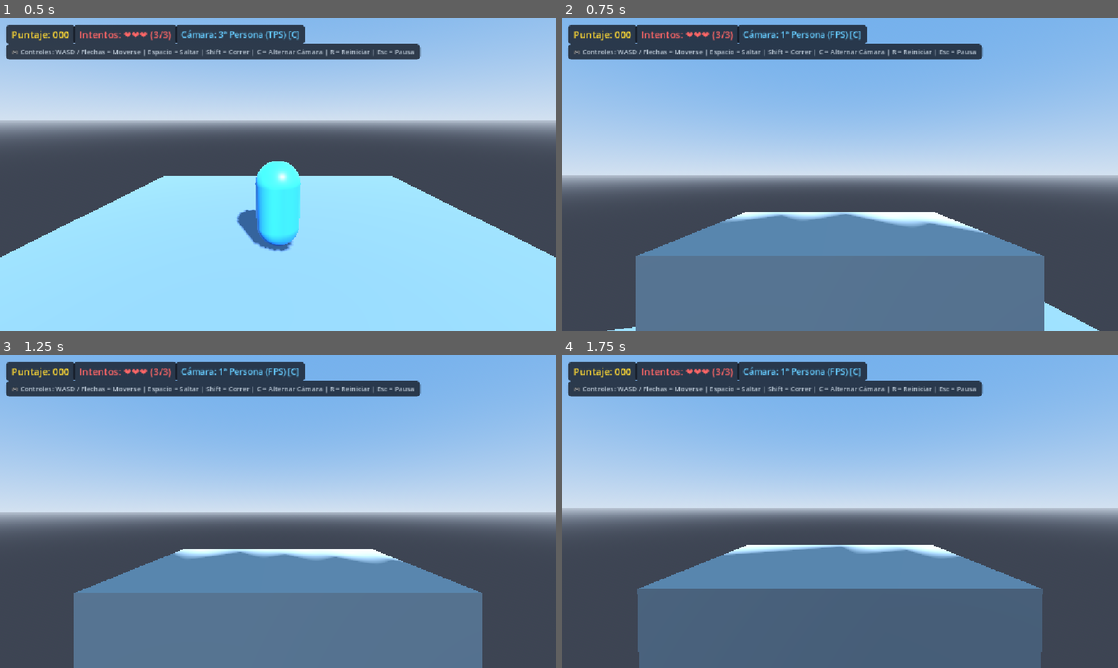
Above: before the commit, frames 1-4 (two rows, left to right).
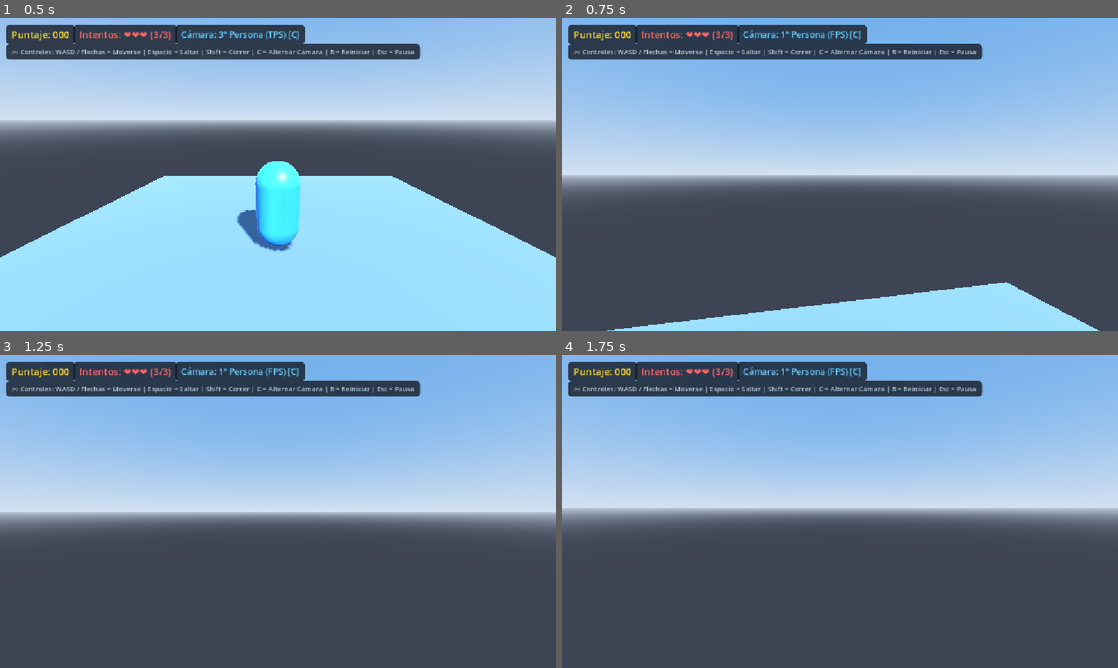
Above: after the commit, the same moments.

Repository: KarlaRL666/Proyecto-GODOT-POO
Game: Godot game, scene res://scenes/nivel.tscn
The game is run twice, just before and just after one commit, with the same random seed, the same clock (stepped at 60 frames per second) and the same inputs.
Inputs (mouse positions are in pixels of both pictures, inside the frame that each line leads up to):
- Up to frame 1 (0.5 s): no input
- Up to frame 2 (0.75 s): tap Enter (ui_accept) at 0.5 s; move the mouse to (867, 174) at 0.52 s; hold Up (ui_up) from 0.53 s (still down); hold C (cambiar_camara) from 0.53 s (still down)
- Up to frame 3 (1.25 s): keep holding Up (ui_up); keep holding C (cambiar_camara); tap Space (saltar) at 0.77 s
- Up to frame 4 (1.75 s): keep holding Up (ui_up); move the mouse to (812, 511) at 1.27 s; release C (cambiar_camara) at 1.28 s; tap Shift (correr) at 1.35 s; tap Space (saltar) at 1.52 s

Frame 1 is identical in both runs. In frame 2, 25% of the frame differs, in the area x 13-87%, y 62-100%; in frame 3, 25%; in frame 4, 26%, in the area x 13-87%, y 60-100%.

Commit message:
fix: resolver recoleccion de monedas ajustando collision_layer/mask y ocultar malla en primera persona

Diff:
--- a/scenes/checkpoint.tscn
+++ b/scenes/checkpoint.tscn
@@ -34,7 +34,8 @@
 
 [node name="Checkpoint" type="Area3D"]
 collision_layer = 4
-collision_mask = 2
+collision_mask = 3
+monitoring = true
 script = ExtResource("1_cp")
 
 [node name="CollisionShape3D" type="CollisionShape3D" parent="."]
--- a/scenes/coleccionable.tscn
+++ b/scenes/coleccionable.tscn
@@ -3,7 +3,7 @@
 [ext_resource type="Script" path="res://scripts/coleccionable.gd" id="1_item"]
 
 [sub_resource type="SphereShape3D" id="SphereShape3D_col"]
-radius = 0.6
+radius = 1.0
 
 [sub_resource type="StandardMaterial3D" id="StandardMaterial3D_dorado"]
 albedo_color = Color(1, 0.85, 0.1, 1)
@@ -15,13 +15,14 @@
 
 [sub_resource type="CylinderMesh" id="CylinderMesh_moneda"]
 material = SubResource("StandardMaterial3D_dorado")
-top_radius = 0.4
-bottom_radius = 0.4
+top_radius = 0.45
+bottom_radius = 0.45
 height = 0.15
 
 [node name="Coleccionable" type="Area3D"]
 collision_layer = 4
-collision_mask = 2
+collision_mask = 3
+monitoring = true
 script = ExtResource("1_item")
 
 [node name="CollisionShape3D" type="CollisionShape3D" parent="."]
--- a/scenes/jugador.tscn
+++ b/scenes/jugador.tscn
@@ -16,10 +16,17 @@
 radius = 0.5
 height = 2.0
 
+[sub_resource type="StandardMaterial3D" id="StandardMaterial3D_visor"]
+albedo_color = Color(0.08, 0.12, 0.2, 1)
+metallic = 0.8
+roughness = 0.2
+
 [sub_resource type="BoxMesh" id="BoxMesh_visor"]
-size = Vector3(0.5, 0.2, 0.3)
+material = SubResource("StandardMaterial3D_visor")
+size = Vector3(0.5, 0.2, 0.25)
 
 [node name="Jugador" type="CharacterBody3D" groups=["jugador"]]
+collision_layer = 3
 collision_mask = 7
 script = ExtResource("1_jugador")
 
@@ -32,13 +39,14 @@
 mesh = SubResource("CapsuleMesh_jugador")
 
 [node name="Visor" type="MeshInstance3D" parent="MeshInstance3D"]
-transform = Transform3D(1, 0, 0, 0, 1, 0, 0, 0, 1, 0, 0.4, -0.4)
+transform = Transform3D(1, 0, 0, 0, 1, 0, 0, 0, 1, 0, 0.4, -0.42)
 mesh = SubResource("BoxMesh_visor")
 
 [node name="Head" type="Node3D" parent="."]
 transform = Transform3D(1, 0, 0, 0, 1, 0, 0, 0, 1, 0, 1.6, 0)
 
 [node name="Camera3D" type="Camera3D" parent="Head"]
+near = 0.05
 
 [node name="SpringArm3D" type="SpringArm3D" parent="."]
 transform = Transform3D(1, 0, 0, 0, 0.965926, 0.258819, 0, -0.258819, 0.965926, 0, 1.7, 0)
--- a/scenes/meta.tscn
+++ b/scenes/meta.tscn
@@ -33,7 +33,8 @@
 
 [node name="Meta" type="Area3D"]
 collision_layer = 4
-collision_mask = 2
+collision_mask = 3
+monitoring = true
 script = ExtResource("1_meta")
 
 [node name="CollisionShape3D" type="CollisionShape3D" parent="."]
--- a/scenes/obstaculo.tscn
+++ b/scenes/obstaculo.tscn
@@ -18,7 +18,8 @@
 
 [node name="Obstaculo" type="Area3D"]
 collision_layer = 4
-collision_mask = 2
+collision_mask = 3
+monitoring = true
 script = ExtResource("1_obs")
 
 [node name="CollisionShape3D" type="CollisionShape3D" parent="."]
--- a/scenes/zona_caida.tscn
+++ b/scenes/zona_caida.tscn
@@ -7,7 +7,8 @@
 
 [node name="ZonaCaida" type="Area3D"]
 collision_layer = 4
-collision_mask = 2
+collision_mask = 3
+monitoring = true
 script = ExtResource("1_caida")
 
 [node name="CollisionShape3D" type="CollisionShape3D" parent="."]
--- a/scripts/jugador.gd
+++ b/scripts/jugador.gd
@@ -117,6 +117,11 @@
 			spring_arm.rotation.y = 0.0
 		if mesh:
 			mesh.rotation.y = 0.0
+			mesh.visible = false
+	else:
+		# Al volver a tercera persona, restablecer la visibilidad de la malla
+		if mesh:
+			mesh.visible = true
 
 
 # ------------------------------------------------------------------------------
@@ -225,13 +230,16 @@
 	if es_invulnerable:
 		tiempo_invulnerabilidad -= delta
 		if mesh:
-			# Efecto estroboscópico de parpadeo cada 0.1 segundos
-			mesh.visible = fmod(tiempo_invulnerabilidad, 0.2) > 0.1
+			if not modo_fps:
+				# Efecto estroboscópico de parpadeo solo en tercera persona
+				mesh.visible = fmod(tiempo_invulnerabilidad, 0.2) > 0.1
+			else:
+				mesh.visible = false
 
 		if tiempo_invulnerabilidad <= 0.0:
 			es_invulnerable = false
 			if mesh:
-				mesh.visible = true
+				mesh.visible = not modo_fps
 
 
 ## Evento: Reaparecer en la posición del último Checkpoint activo
@@ -240,9 +248,13 @@
 	global_position = posicion_checkpoint + Vector3(0.0, 1.2, 0.0)
 	velocity = Vector3.ZERO
 	activar_invulnerabilidad(2.0)
+	if mesh:
+		mesh.visible = not modo_fps
 
 
 ## Evento: El juego ha finalizado (Victoria o Derrota)
 func _on_juego_finalizado(_arg1 = null, _arg2 = null) -> void:
 	control_habilitado = false
 	Input.mouse_mode = Input.MOUSE_MODE_VISIBLE
+	if mesh:
+		mesh.visible = true
Not shown: 1 places in scenes/jugador.tscn that only renumber resources
